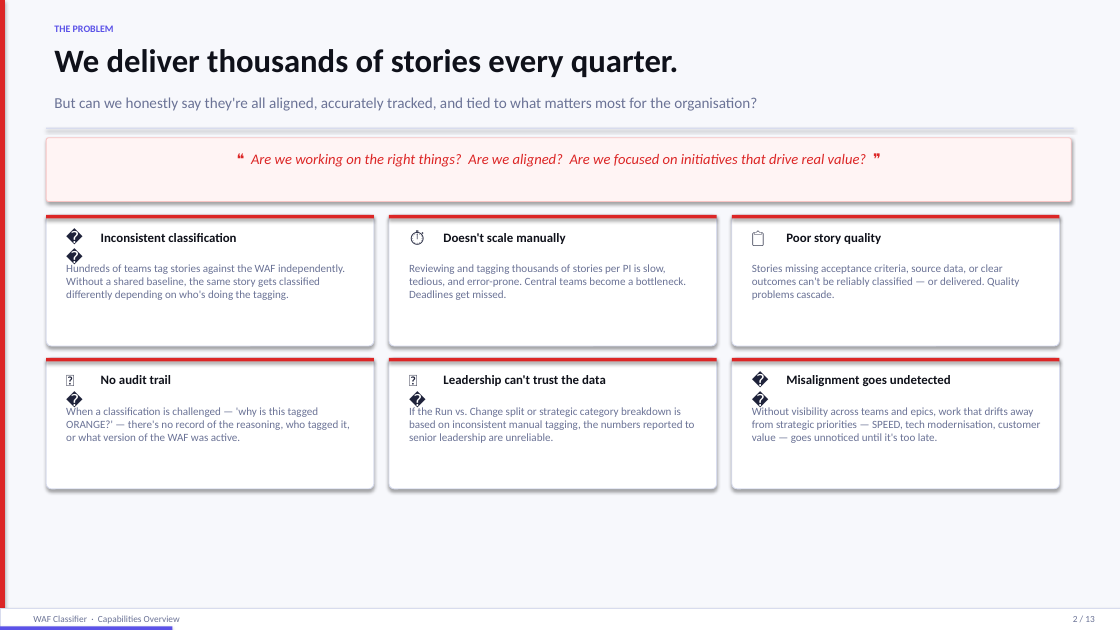
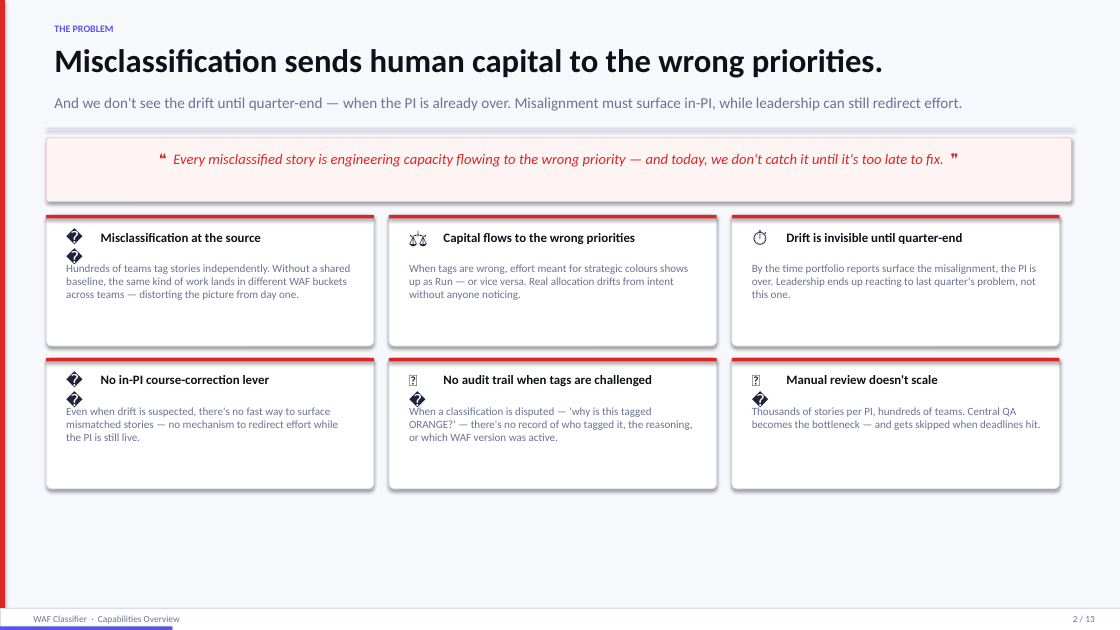
Before and after one commit to ad25343/waf-classifier, a slide deck: slide 2 of static/WAF_Classifier_Capabilities.pptx. Drawn at 1120x630 pixels with LibreOffice and Linux fonts; fonts in the diff are those of the drawing. Boxes give left, top, right and bottom in pixels: in the first picture for what was removed or moved away, otherwise in the second. Text is boxed around its words. In the diff, an @@ line names an element or a change of style, - is before the commit and + after.

```diff
--- a/static/WAF_Classifier_Capabilities.pptx
+++ b/static/WAF_Classifier_Capabilities.pptx
@@ text at <box>54,49,883,78</box>: text changed @@
-We deliver thousands of stories every quarter.
+Misclassification sends human capital to the wrong priorities.
@@ text at <box>54,97,962,111</box>: text changed @@
-But can we honestly say they're all aligned, accurately tracked, and tied to what matters most for the organisation?
+And we don't see the drift until quarter-end — when the PI is already over. Misalignment must surface in-PI, while leadership can still redirect effort.
@@ text at <box>173,154,944,167</box>: text changed @@
-❝ Are we working on the right things? Are we aligned? Are we focused on initiatives that drive real value? ❞
+❝ Every misclassified story is engineering capacity flowing to the wrong priority — and today, we don't catch it until it's too late to fix. ❞
@@ text at <box>101,233,261,242</box>: text changed @@
-Inconsistent classification
+Misclassification at the source
@@ text at <box>401,223,431,254</box>: text changed @@
-⏱
+⚖️
@@ text at <box>443,233,635,244</box>: text changed @@
-Doesn't scale manually
+Capital flows to the wrong priorities
@@ text at <box>744,223,774,254</box>: text changed @@
-📋
+⏱
@@ text at <box>786,233,962,244</box>: text changed @@
-Poor story quality
+Drift is invisible until quarter-end
@@ text at <box>66,263,350,300</box>: text changed @@
-Hundreds of teams tag stories against the WAF independently. Without a shared baseline, the same story gets classified differently depending on who's doing the tagging.
+Hundreds of teams tag stories independently. Without a shared baseline, the same kind of work lands in different WAF buckets across teams — distorting the picture from day one.
@@ text at <box>409,264,688,300</box>: text changed @@
-Reviewing and tagging thousands of stories per PI is slow, tedious, and error-prone. Central teams become a bottleneck. Deadlines get missed.
+When tags are wrong, effort meant for strategic colours shows up as Run — or vice versa. Real allocation drifts from intent without anyone noticing.
@@ text at <box>752,264,1036,298</box>: text changed @@
-Stories missing acceptance criteria, source data, or clear outcomes can't be reliably classified — or delivered. Quality problems cascade.
+By the time portfolio reports surface the misalignment, the PI is over. Leadership ends up reacting to last quarter's problem, not this one.
@@ text at <box>58,366,88,397</box>: text changed @@
-🔍
+🎯
@@ text at <box>101,375,270,384</box>: text changed @@
-No audit trail
+No in-PI course-correction lever
@@ text at <box>443,375,652,386</box>: text changed @@
-Leadership can't trust the data
+No audit trail when tags are challenged
@@ text at <box>744,366,774,397</box>: text changed @@
-🎯
+📊
@@ text at <box>786,375,937,384</box>: text changed @@
-Misalignment goes undetected
+Manual review doesn't scale
@@ text at <box>66,405,338,441</box>: text changed @@
-When a classification is challenged — 'why is this tagged ORANGE?' — there's no record of the reasoning, who tagged it, or what version of the WAF was active.
+Even when drift is suspected, there's no fast way to surface mismatched stories — no mechanism to redirect effort while the PI is still live.
@@ text at <box>409,405,693,441</box>: text changed @@
-If the Run vs. Change split or strategic category breakdown is based on inconsistent manual tagging, the numbers reported to senior leadership are unreliable.
+When a classification is disputed — 'why is this tagged ORANGE?' — there's no record of who tagged it, the reasoning, or which WAF version was active.
@@ text at <box>752,405,1041,430</box>: text changed @@
-Without visibility across teams and epics, work that drifts away from strategic priorities — SPEED, tech modernisation, customer value — goes unnoticed until it's too late.
+Thousands of stories per PI, hundreds of teams. Central QA becomes the bottleneck — and gets skipped when deadlines hit.
```
Also in this commit, not shown: 1 other slide changed, 2 other files.
